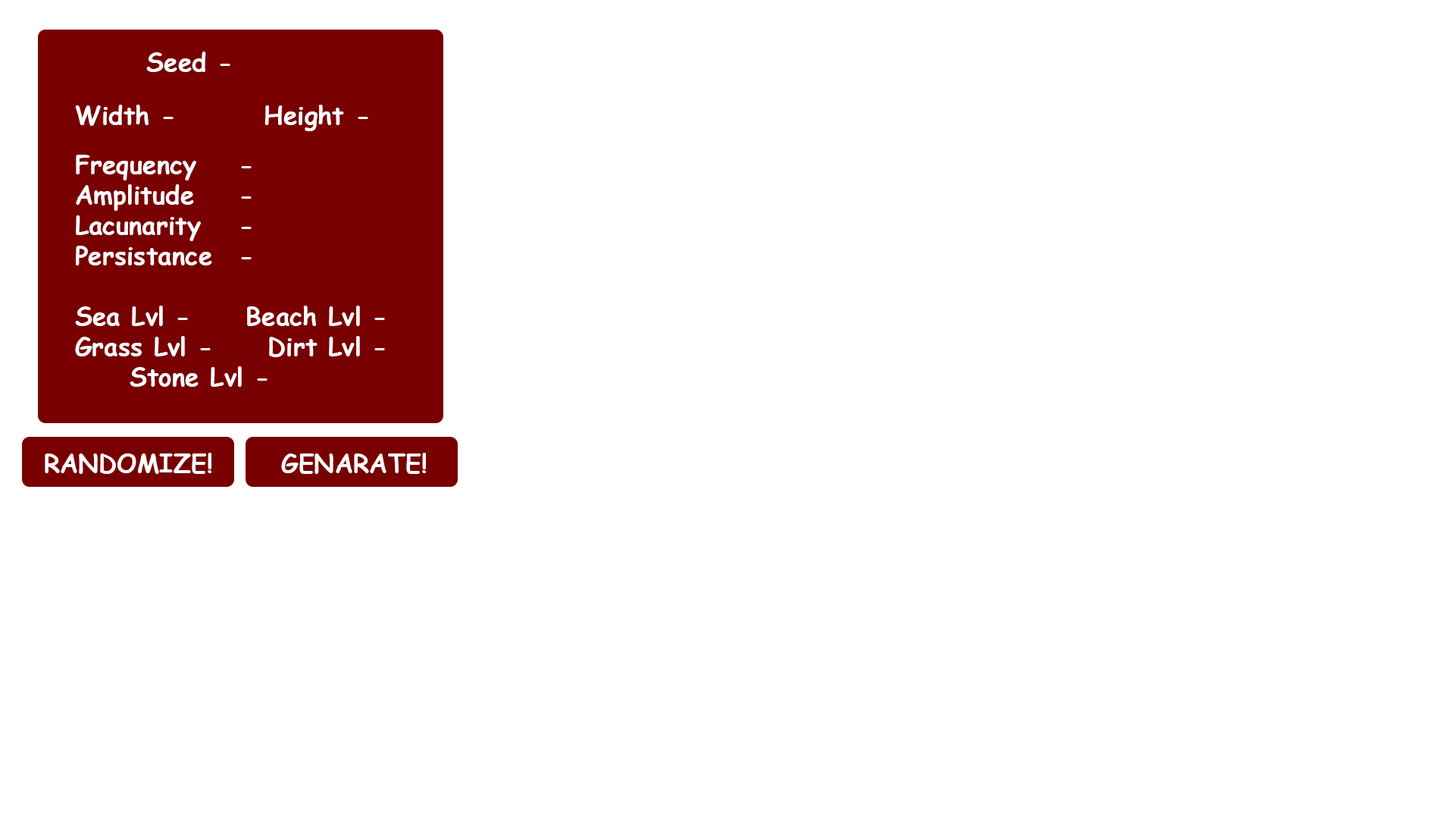
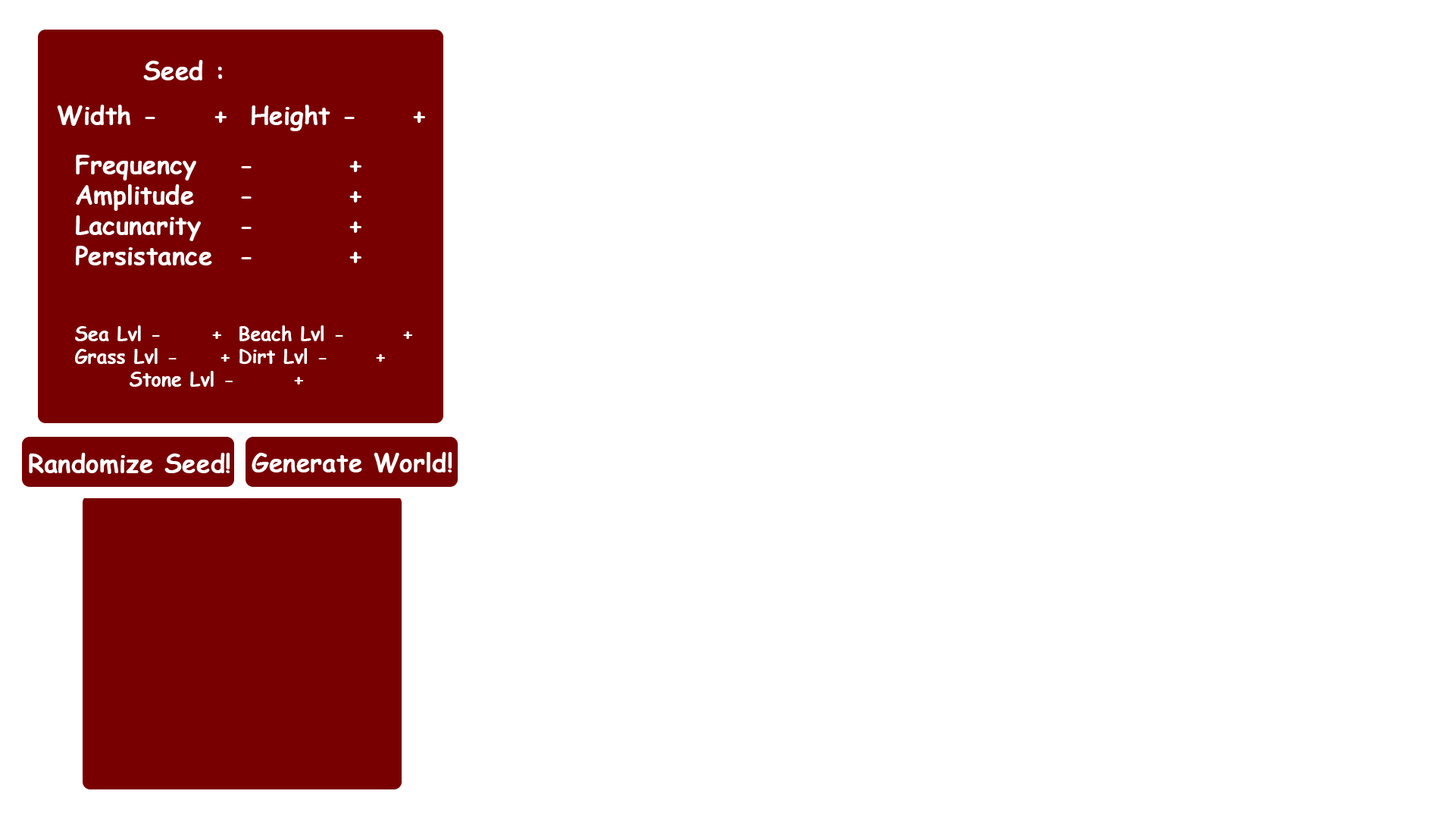
The second (1455, 819) image is a revision of the first. Changes to its layers:
renamed "RANDOMIZE!" to "Randomize Seed!", painted on it over <box>28,452,230,474</box>
renamed "GENARATE!" to "Generate World!", painted on it over <box>251,451,452,474</box>
renamed "Frequency - Amplitude - Lacunarity - Persistance - Sea Lv" to "Frequency - + Amplitude - + Lacunarity - + Persi", painted on it over <box>75,160,413,387</box>
renamed "Width - Height -" to "Width - + Height - +", painted on it over <box>56,104,426,132</box>
renamed "Seed -" to "Seed :", painted on it over <box>143,51,231,81</box>
added layer "Rounded Rectangle 2 copy" above "Rounded Rectangle 1 copy" over <box>82,497,402,790</box>
added layer "Rounded Rectangle 1 copy" above "Rounded Rectangle 2" over <box>82,497,402,790</box>
